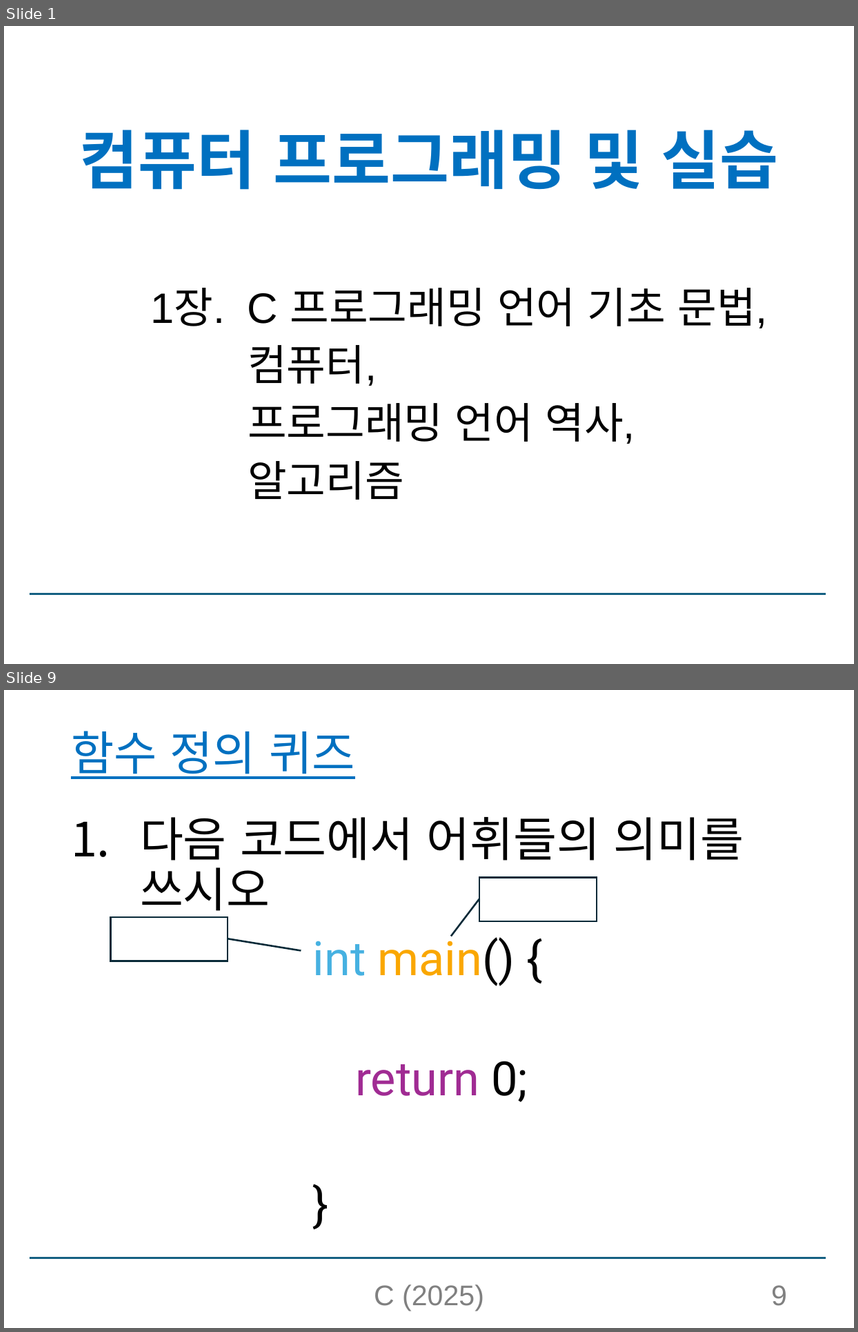
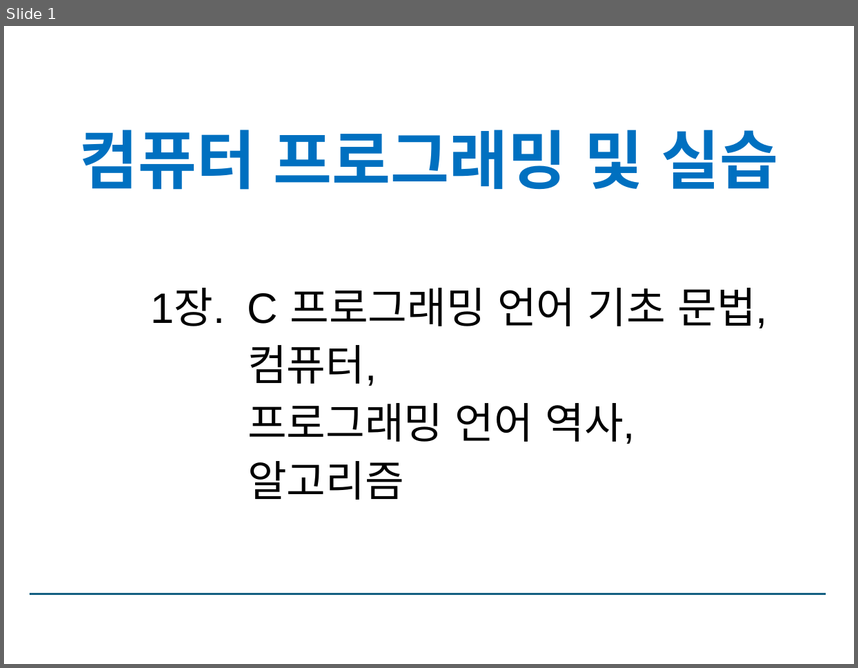
Before and after one commit to chaebkimm/C_ppt, a slide deck: C소개_실습제외.pptx. Shown one above the other, each under a label of ours: slides 1 and 9 before the commit, slide 1 after it; the slides between them are not shown. The pictures are 858x1332 and 858x668 pixels, drawn with LibreOffice and Linux fonts; fonts in the diff are those of the drawing. Boxes give left, top, right and bottom in pixels: in the first picture for what was removed or moved away, otherwise in the second. Text is boxed around its words. In the diff, an @@ line names an element or a change of style, - is before the commit and + after.

```diff
--- a/C소개_실습제외.pptx
+++ b/C소개_실습제외.pptx
@@ slide 9 removed at bbox=[4, 690, 854, 1328], background #FFFFFF; not listed: 1 template element that a slide beside it also shows @@
@@ title removed at bbox=[71, 731, 355, 779] @@
-함수 정의 퀴즈
@@ text removed at bbox=[140, 817, 744, 919] @@
-1. 다음 코드에서 어휘들의 의미를 쓰시오
@@ border callout removed at bbox=[479, 878, 597, 921] @@
@@ border callout removed at bbox=[110, 917, 228, 960] @@
@@ text removed at bbox=[313, 932, 528, 1102] @@
-int main() {
-  return 0;
-}
@@ text removed at bbox=[374, 1284, 484, 1310] @@
-C (2025)
@@ page number removed at bbox=[771, 1285, 787, 1305] @@
-9
```
Also in this commit, not shown: 105 slides changed.
